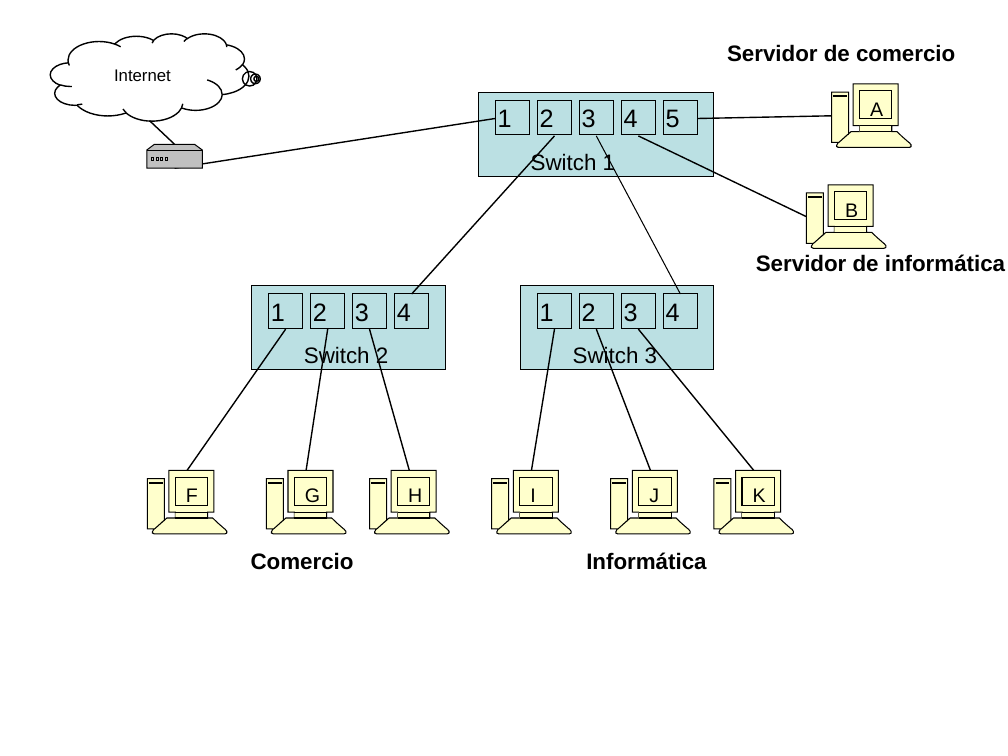
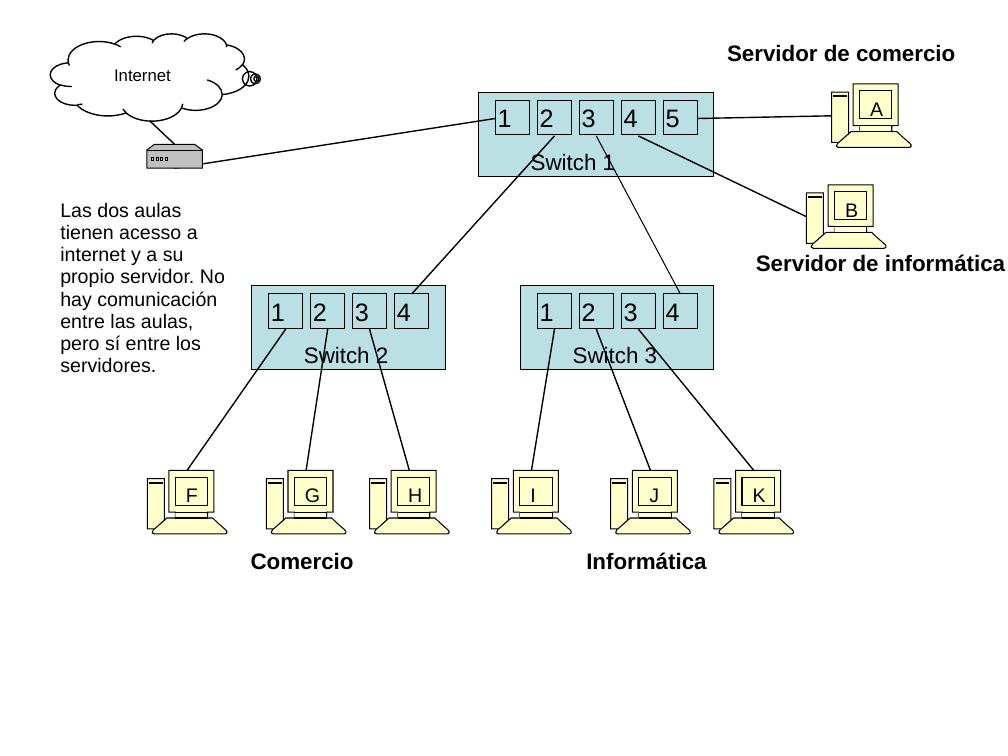
Before and after one commit to overdrive80/apuntes-clase, a slide deck: slide 6 of planificacion-administracion-redes-asir1/apuntes/7/RL-EjercicioVLAN-soluciones.ppt (slide 3 before the commit). Drawn at 1008x756 pixels with LibreOffice and Linux fonts; fonts in the diff are those of the drawing. Boxes give left, top, right and bottom in pixels: in the first picture for what was removed or moved away, otherwise in the second. Text is boxed around its words. In the diff, an @@ line names an element or a change of style, - is before the commit and + after.

```diff
--- a/planificacion-administracion-redes-asir1/apuntes/7/RL-EjercicioVLAN-soluciones.ppt
+++ b/planificacion-administracion-redes-asir1/apuntes/7/RL-EjercicioVLAN-soluciones.ppt
@@ table added at (x1=50, y1=159, x2=244, y2=381), 1 rows, 1 columns @@
+Las dos aulas tienen acesso a internet y a su propio servidor. No hay comunicación entre las aulas, pero sí entre los servidores.
```
Also in this commit, not shown: 4 other slides changed, 4 slides added.
